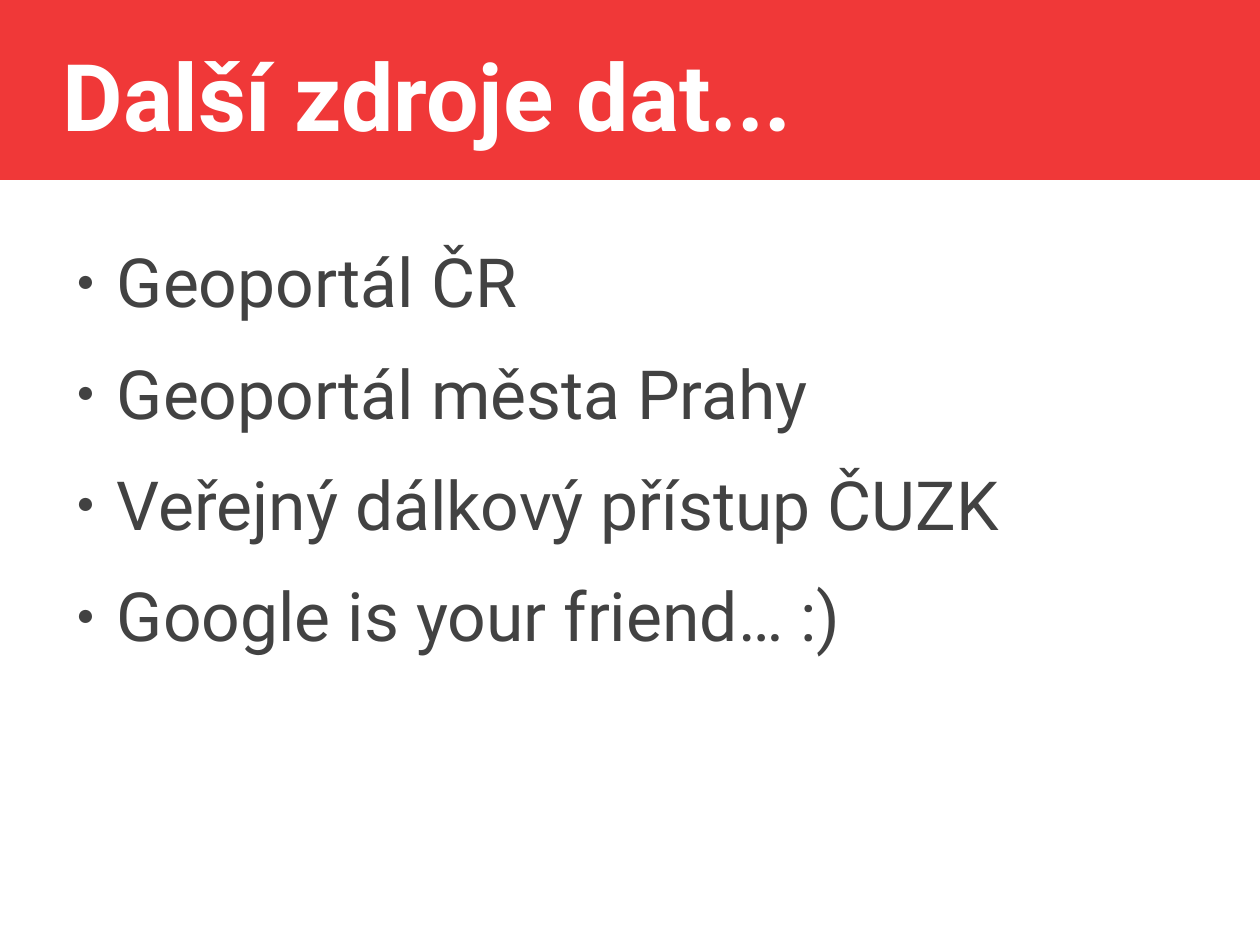
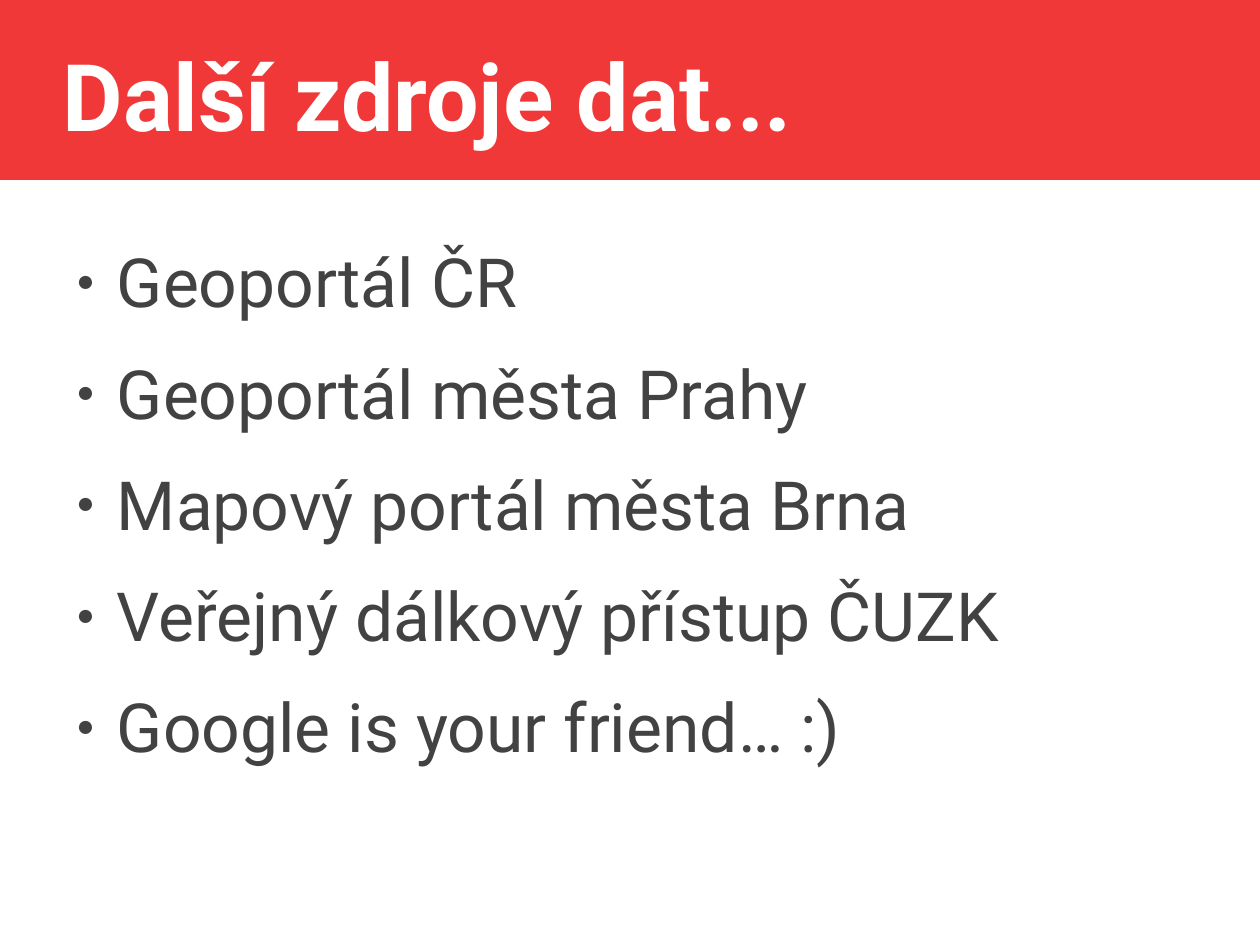
Before and after one commit to jlacko/4EK418, a slide deck: slide 14 of prez/2 - svět gisu svět erka.odp. Drawn at 1260x945 pixels with LibreOffice and Linux fonts; fonts in the diff are those of the drawing. Boxes give left, top, right and bottom in pixels: in the first picture for what was removed or moved away, otherwise in the second. Text is boxed around its words. In the diff, an @@ line names an element or a change of style, - is before the commit and + after.

```diff
--- a/prez/2 - svět gisu svět erka.odp
+++ b/prez/2 - svět gisu svět erka.odp
@@ text at box(117, 479, 909, 545): paragraph added @@
+● Mapový portál města Brna
```
Also in this commit, not shown: 2 other slides changed, 7 other files.
